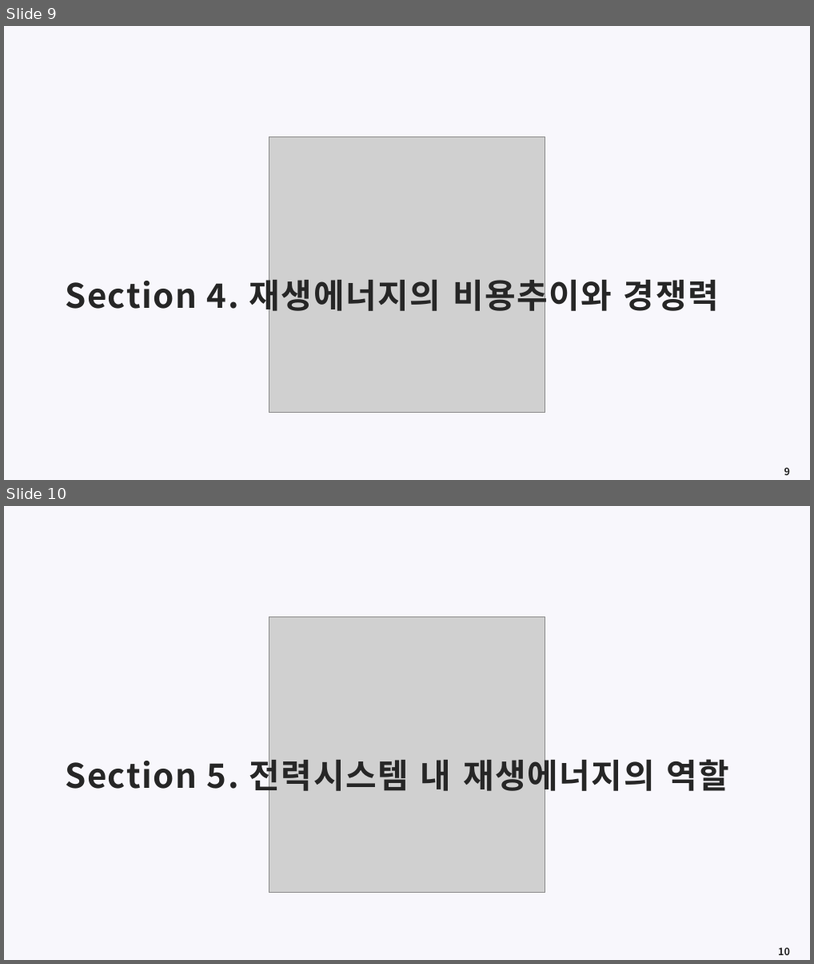
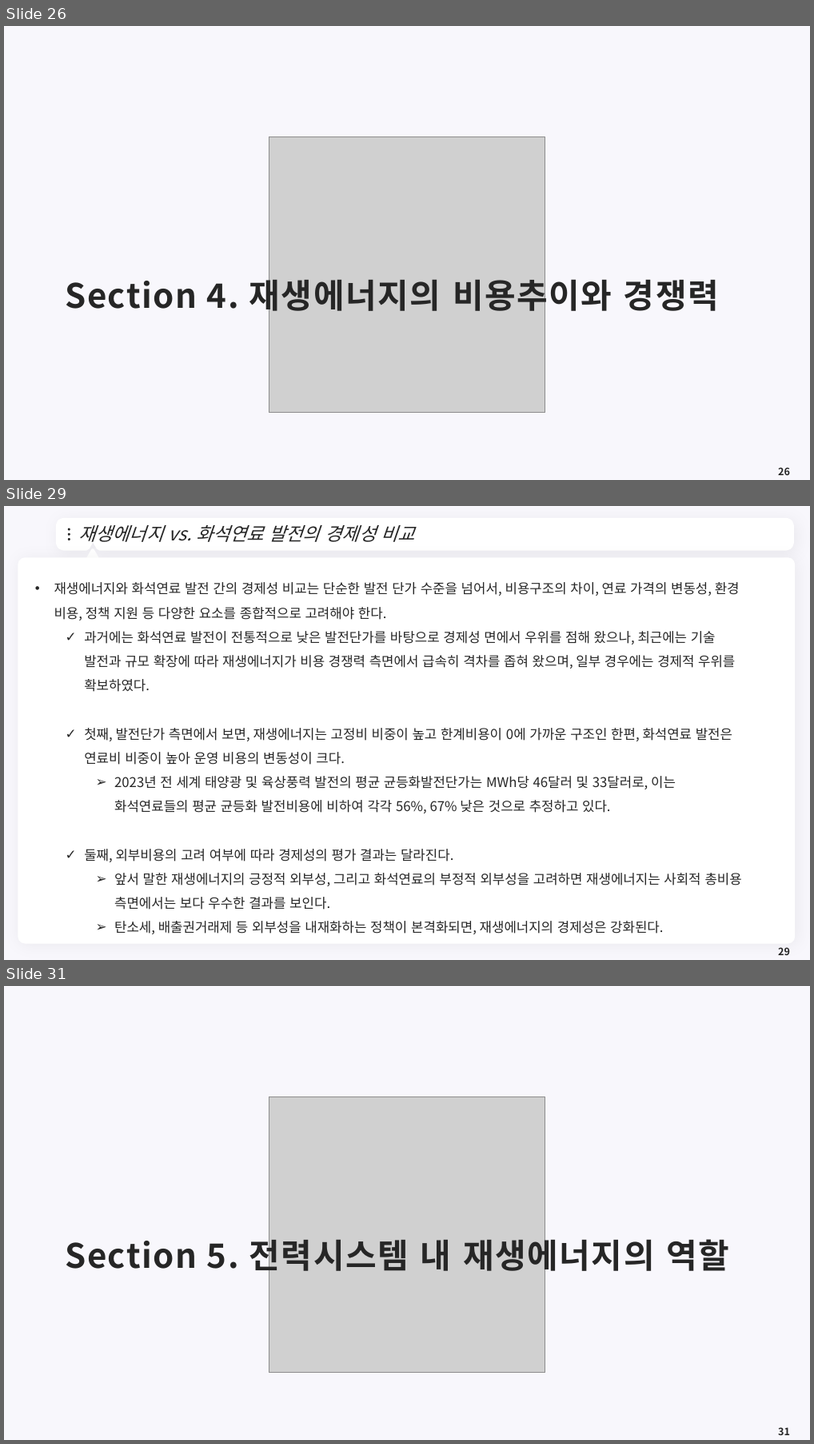
Before and after one commit to meandthey/Teaching, a slide deck: 에너지경제학/자원에너지경제학_Chapter_6 (재생에너지).pptx. Shown one above the other, each under a label of ours: slides 9 and 10 before the commit, slides 26, 29 and 31 after it; the slides between them are not shown. The pictures are 814x964 and 814x1444 pixels, drawn with LibreOffice and Linux fonts; fonts in the diff are those of the drawing; grey boxes stand for pictures; background and template pictures are left out. Boxes give left, top, right and bottom in pixels: in the first picture for what was removed or moved away, otherwise in the second. Text is boxed around its words. In the diff, an @@ line names an element or a change of style, - is before the commit and + after.

```diff
--- a/에너지경제학/자원에너지경제학_Chapter_6 (재생에너지).pptx
+++ b/에너지경제학/자원에너지경제학_Chapter_6 (재생에너지).pptx
@@ slide 29 added at (x1=4, y1=506, x2=810, y2=960), background #F8F7FC @@
@@ freeform shape added at (x1=59, y1=521, x2=792, y2=548), fill #FFFFFF, outline #FFFFFF 7.25 pt @@
@@ ellipse added at (x1=68, y1=528, x2=70, y2=531), fill #262626 @@
@@ title added at (x1=78, y1=525, x2=415, y2=542), 22 pt, text #262626, italic @@
+재생에너지 vs. 화석연료 발전의 경제성 비교
@@ ellipse added at (x1=68, y1=533, x2=70, y2=536), fill #262626 @@
@@ ellipse added at (x1=68, y1=538, x2=70, y2=540), fill #262626 @@
@@ triangle added at (x1=86, y1=550, x2=99, y2=562), fill #FFFFFF, outline #FFFFFF 3.75 pt @@
@@ freeform shape added at (x1=775, y1=530, x2=782, y2=540), fill #FFFFFF @@
@@ rounded rectangle added at (x1=18, y1=557, x2=796, y2=944), fill #FFFFFF @@
@@ text added at (x1=54, y1=582, x2=742, y2=934), 16 pt, text #262626 @@
+• 재생에너지와 화석연료 발전 간의 경제성 비교는 단순한 발전 단가 수준을 넘어서, 비용구조의 차이, 연료 가격의 변동성, 환경 비용, 정책 지원 등 다양한 요소를 종합적으로 고려해야 한다.
+  ✓ 과거에는 화석연료 발전이 전통적으로 낮은 발전단가를 바탕으로 경제성 면에서 우위를 점해 왔으나, 최근에는 기술 발전과 규모 확장에 따라 재생에너지가 비용 경쟁력 측면에서 급속히 격차를 좁혀 왔으며, 일부 경우에는 경제적 우위를 확보하였다.
+  ✓ 첫째, 발전단가 측면에서 보면, 재생에너지는 고정비 비중이 높고 한계비용이 0에 가까운 구조인 한편, 화석연료 발전은 연료비 비중이 높아 운영 비용의 변동성이 크다.
+    ➢ 2023년 전 세계 태양광 및 육상풍력 발전의 평균 균등화발전단가는 MWh당 46달러 및 33달러로, 이는 화석연료들의 평균 균등화 발전비용에 비하여 각각 56%, 67% 낮은 것으로 추정하고 있다.
+  ✓ 둘째, 외부비용의 고려 여부에 따라 경제성의 평가 결과는 달라진다.
+    ➢ 앞서 말한 재생에너지의 긍정적 외부성, 그리고 화석연료의 부정적 외부성을 고려하면 재생에너지는 사회적 총비용 측면에서는 보다 우수한 결과를 보인다.
+    ➢ 탄소세, 배출권거래제 등 외부성을 내재화하는 정책이 본격화되면, 재생에너지의 경제성은 강화된다.
@@ page number added at (x1=778, y1=947, x2=790, y2=955), 12 pt, text #262626, bold @@
+29
@@ what was slide 9 is now slide 26 @@
@@ page number at (x1=778, y1=467, x2=790, y2=475): text changed @@
-9
+26
@@ what was slide 10 is now slide 31 @@
@@ page number at (x1=778, y1=1427, x2=790, y2=1435): text changed @@
-10
+31
```
Also in this commit, not shown: 3 slides changed, 22 other slides added.
